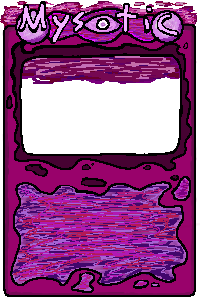
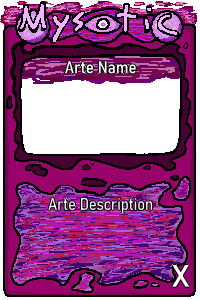
Layer changes from the first (200, 300) image to the second:
painted on "border text" over (64, 60, 137, 75)
painted on "border" over (47, 60, 191, 288)
painted on "border2" over (47, 60, 154, 215)
painted on "contents" over (47, 60, 191, 288)
painted on "color" over (47, 60, 191, 288)
